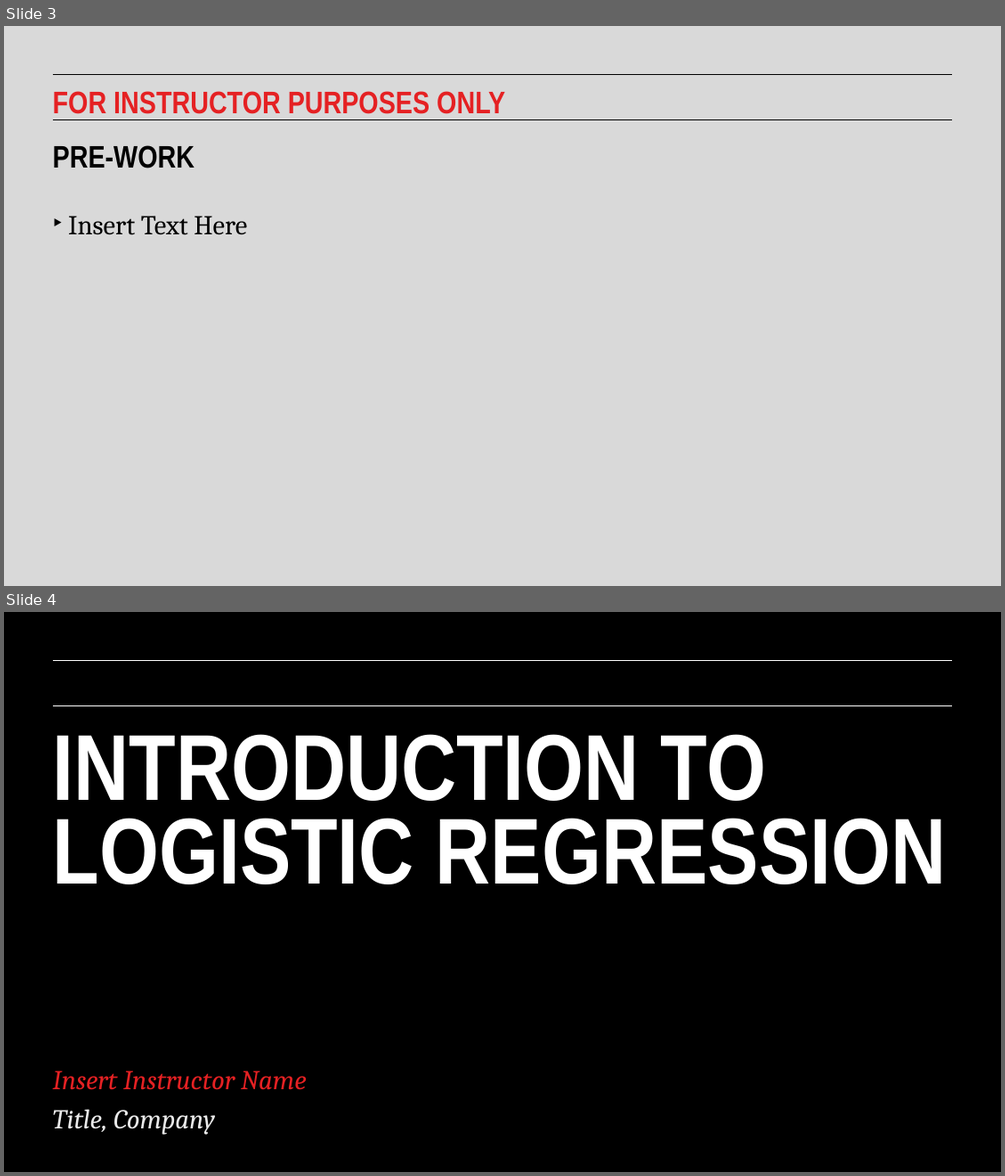
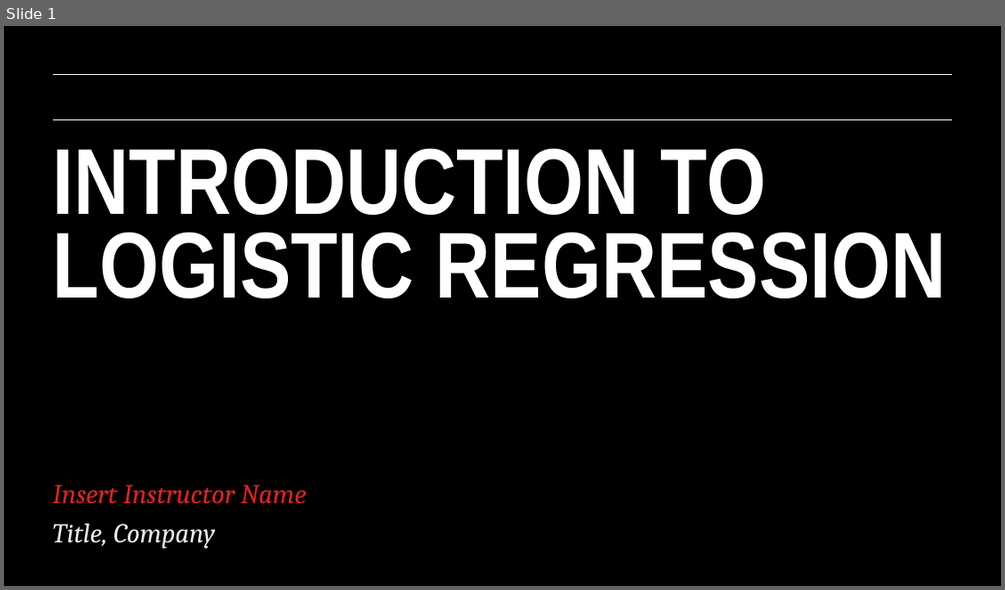
Before and after one commit to matanefron/data-sets, a slide deck: lessons/lesson-9/09-intro-to-logistic-regression.pptx. Shown one above the other, each under a label of ours: slides 3 and 4 before the commit, slide 1 after it. The pictures are 1005x1176 and 1005x590 pixels, drawn with LibreOffice and Linux fonts; fonts in the diff are those of the drawing; background and template pictures are left out. Boxes give left, top, right and bottom in pixels: in the first picture for what was removed or moved away, otherwise in the second. Text is boxed around its words. In the diff, an @@ line names an element or a change of style, - is before the commit and + after.

```diff
--- a/lessons/lesson-9/09-intro-to-logistic-regression.pptx
+++ b/lessons/lesson-9/09-intro-to-logistic-regression.pptx
@@ slide 3 removed at bbox=[4, 26, 1001, 586], background #D9D9D9; not listed: 2 template elements that a slide beside it also shows @@
@@ text removed at bbox=[53, 91, 505, 114] @@
-FOR INSTRUCTOR PURPOSES ONLY
@@ text removed at bbox=[53, 145, 194, 168] @@
-PRE-WORK
@@ text removed at bbox=[68, 216, 247, 235] @@
-‣ Insert Text Here
@@ what was slide 4 is now slide 1 @@
```
Also in this commit, not shown: 2 other slides removed.
